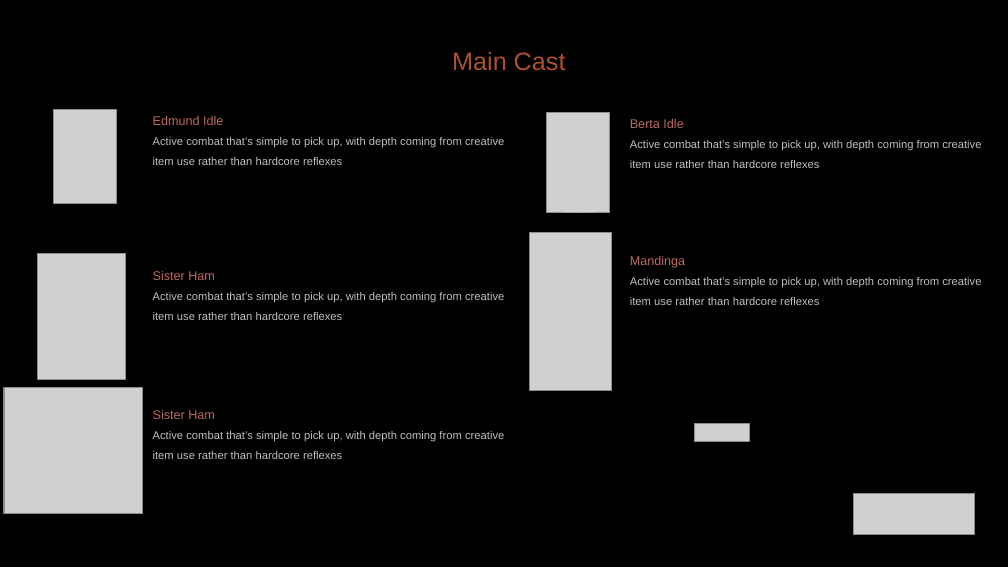
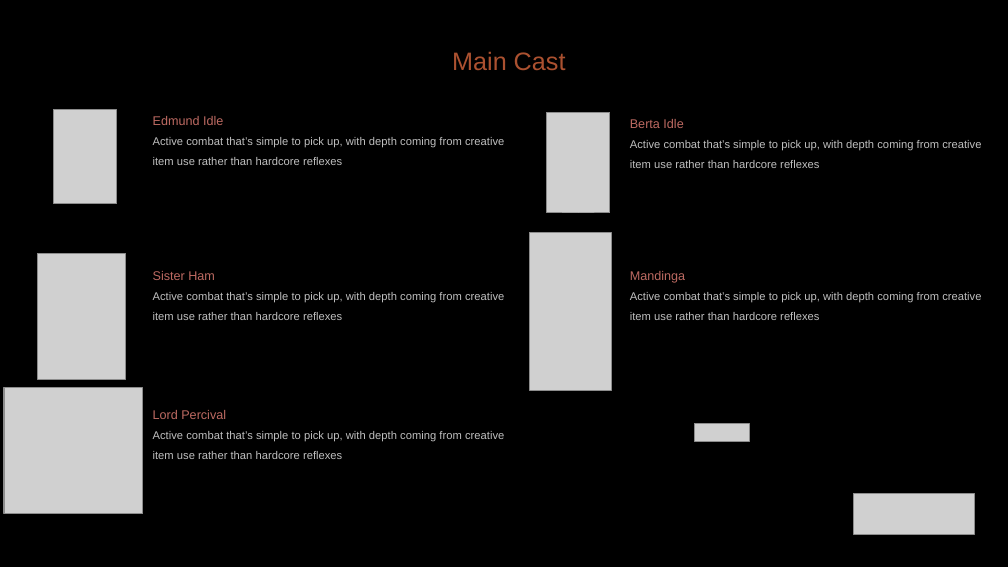
Before and after one commit to diegohcanepa/Remizione, a slide deck: slide 4 of Pitch Deck.pptx. Drawn at 1008x567 pixels with LibreOffice and Linux fonts; fonts in the diff are those of the drawing; grey boxes stand for pictures. Boxes give left, top, right and bottom in pixels: in the first picture for what was removed or moved away, otherwise in the second. Text is boxed around its words. In the diff, an @@ line names an element or a change of style, - is before the commit and + after.

```diff
--- a/Pitch Deck.pptx
+++ b/Pitch Deck.pptx
@@ text "Mandinga": place and size @@
-text "Mandinga" at bbox=[630, 256, 981, 305]
+text "Mandinga" at bbox=[630, 271, 981, 320]
@@ text at bbox=[153, 410, 226, 419]: text changed @@
-Sister Ham
+Lord Percival
```
Also in this commit, not shown: 2 other slides changed, 10 other files.
